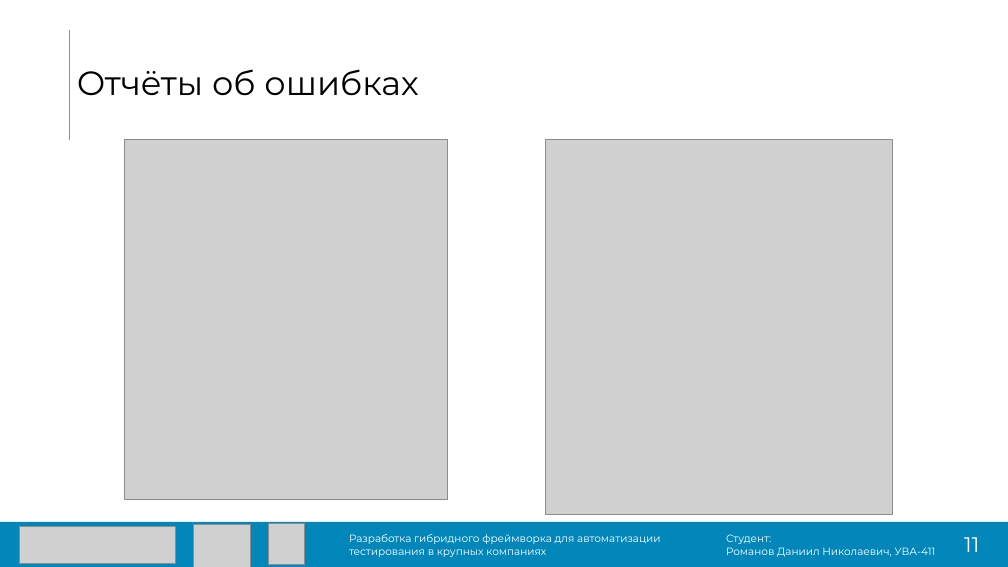
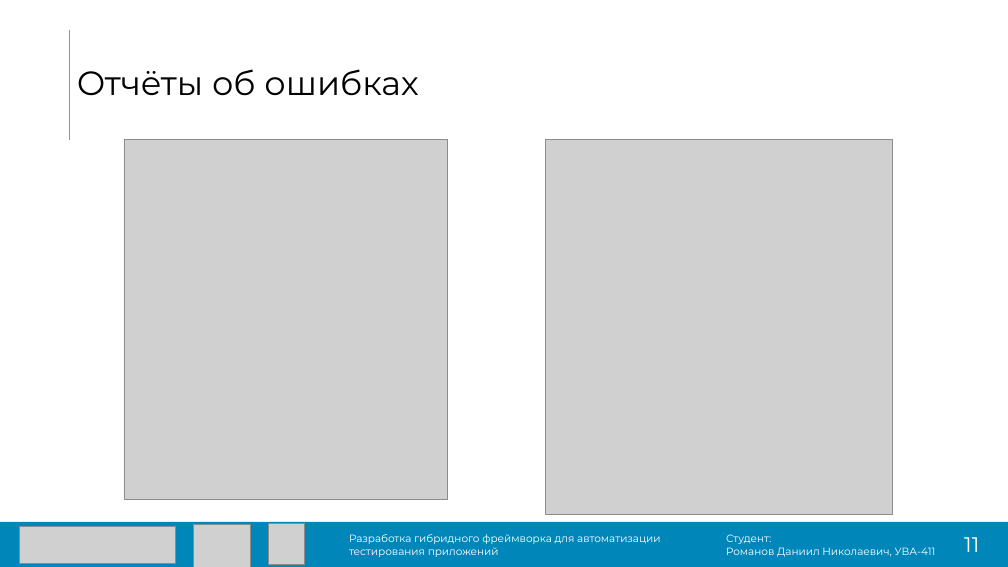
Before and after one commit to DanielRomanoff/practice, a slide deck: slide 12 of презентация.pptx. Drawn at 1008x567 pixels with LibreOffice and Linux fonts; fonts in the diff are those of the drawing; grey boxes stand for pictures. Boxes give left, top, right and bottom in pixels: in the first picture for what was removed or moved away, otherwise in the second. Text is boxed around its words. In the diff, an @@ line names an element or a change of style, - is before the commit and + after.

```diff
--- a/презентация.pptx
+++ b/презентация.pptx
@@ text at (349, 534, 661, 557): text changed @@
-Разработка гибридного фреймворка для автоматизации тестирования в крупных компаниях
+Разработка гибридного фреймворка для автоматизации тестирования приложений
```
Also in this commit, not shown: 12 other slides changed, 1 other file.
